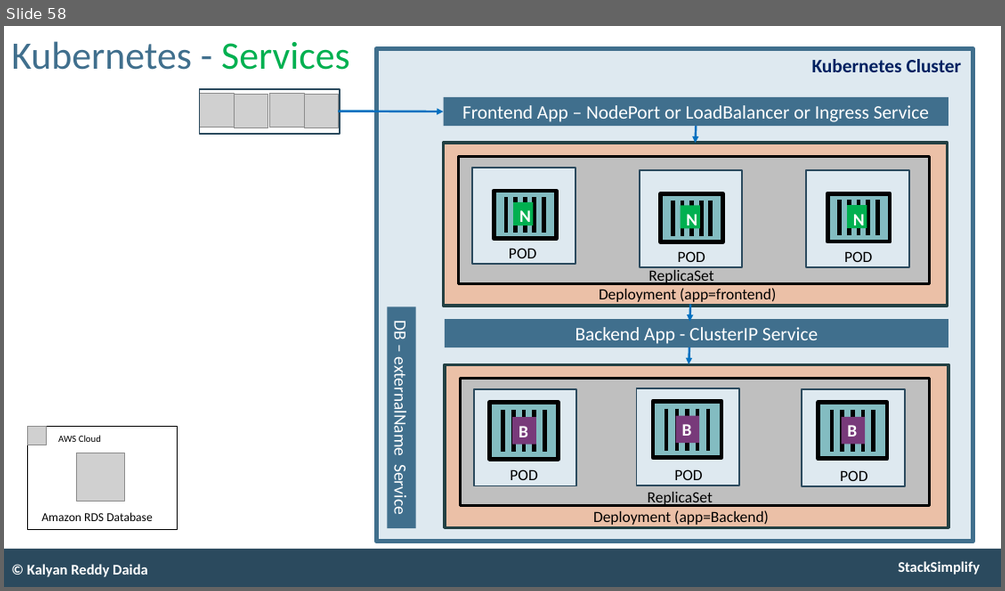
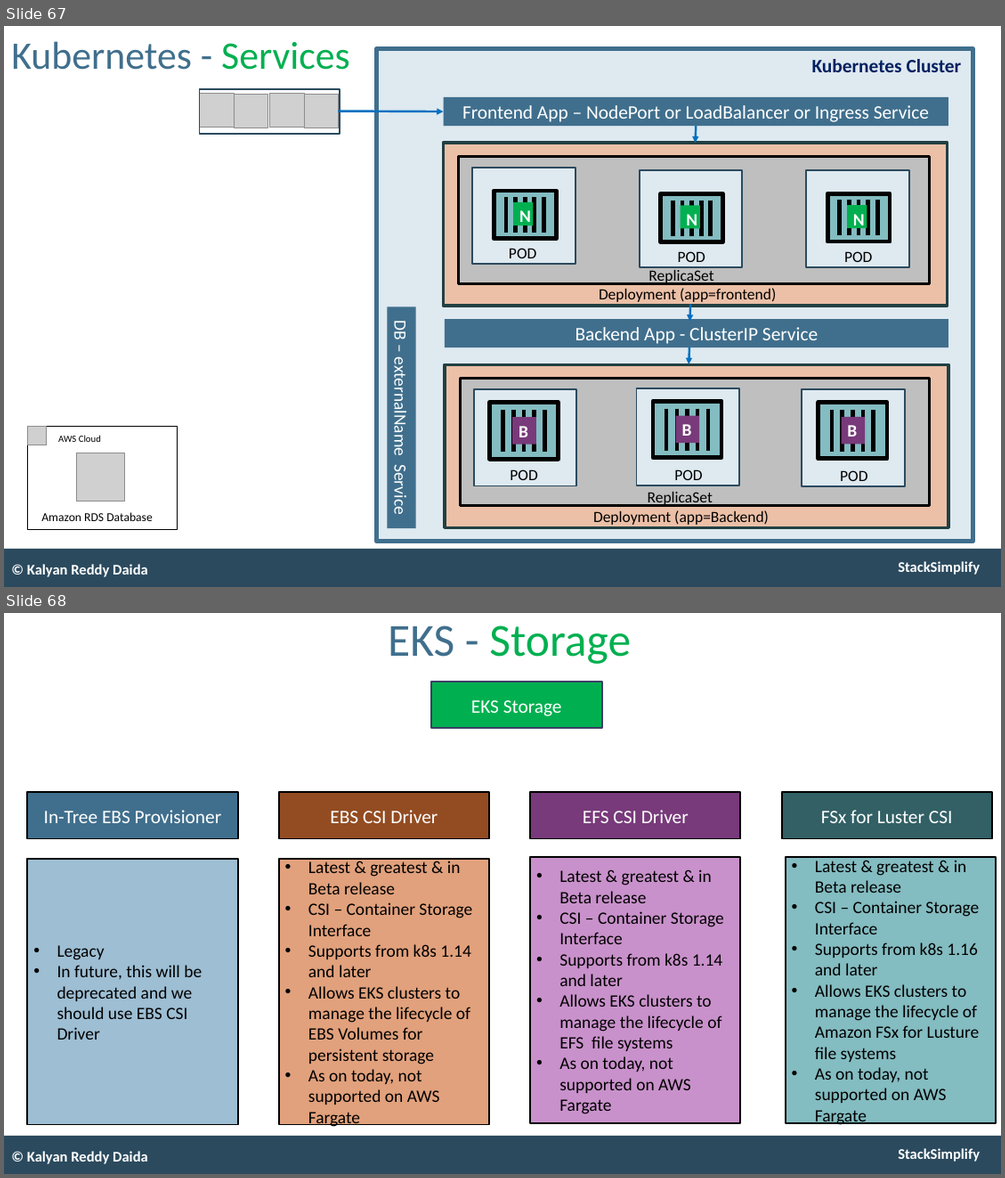
Before and after one commit to stacksimplify/aws-eks-kubernetes-masterclass, a slide deck: presentation/AWS-Fargate-and-EKS-Masterclass.pptx. Shown one above the other, each under a label of ours: slide 58 before the commit, slides 67 and 68 after it. The pictures are 1005x591 and 1005x1178 pixels, drawn with LibreOffice and Linux fonts; fonts in the diff are those of the drawing; grey boxes stand for pictures. Boxes give left, top, right and bottom in pixels: in the first picture for what was removed or moved away, otherwise in the second. Text is boxed around its words. In the diff, an @@ line names an element or a change of style, - is before the commit and + after.

```diff
--- a/presentation/AWS-Fargate-and-EKS-Masterclass.pptx
+++ b/presentation/AWS-Fargate-and-EKS-Masterclass.pptx
@@ slide 68 added at [4, 613, 1001, 1174], background #FFFFFF; not listed: 2 template elements that a slide beside it also shows @@
@@ title added at [388, 625, 631, 664], 53 pt, text #00B050 @@
+EKS - Storage
@@ rectangle added at [431, 682, 601, 729], fill #00B050, outline #3D3E66 2 pt, 22 pt, text #FFFFFF @@
+EKS Storage
@@ rectangle added at [28, 793, 238, 838], fill #406F8D, outline #000000 2 pt, 22 pt, text #FFFFFF @@
+In-Tree EBS Provisioner
@@ rectangle added at [279, 793, 489, 838], fill #934C22, outline #000000 2 pt, 22 pt, text #FFFFFF @@
+EBS CSI Driver
@@ rectangle added at [531, 793, 741, 838], fill #783A7A, outline #000000 2 pt, 22 pt, text #FFFFFF @@
+EFS CSI Driver
@@ rectangle added at [782, 793, 992, 838], fill #326065, outline #000000 2 pt, 22 pt, text #FFFFFF @@
+FSx for Luster CSI
@@ rectangle added at [28, 859, 238, 1124], fill #9DBED3, outline #000000 2 pt, 20 pt, text #000000 @@
+• Legacy
+• In future, this will be deprecated and we should use EBS CSI Driver
@@ rectangle added at [279, 859, 489, 1124], fill #E1A17C, outline #000000 2 pt, 20 pt, text #000000 @@
+• Latest & greatest & in Beta release
+• CSI – Container Storage Interface
+• Supports from k8s 1.14 and later
+• Allows EKS clusters to manage the lifecycle of EBS Volumes for persistent storage
+• As on today, not supported on AWS Fargate
@@ rectangle added at [531, 857, 741, 1123], fill #C991CB, outline #000000 2 pt, 20 pt, text #000000 @@
+• Latest & greatest & in Beta release
+• CSI – Container Storage Interface
+• Supports from k8s 1.14 and later
+• Allows EKS clusters to manage the lifecycle of EFS file systems
+• As on today, not supported on AWS Fargate
@@ rectangle added at [785, 857, 995, 1123], fill #83BCC1, outline #000000 2 pt, 20 pt, text #000000 @@
+• Latest & greatest & in Beta release
+• CSI – Container Storage Interface
+• Supports from k8s 1.16 and later
+• Allows EKS clusters to manage the lifecycle of Amazon FSx for Lusture file systems
+• As on today, not supported on AWS Fargate
@@ text added at [27, 1151, 148, 1164], 17 pt, text #FFFFFF, bold @@
+© Kalyan Reddy Daida
@@ what was slide 58 is now slide 67 @@
```
Also in this commit, not shown: 9 other slides added, 3 other files.
